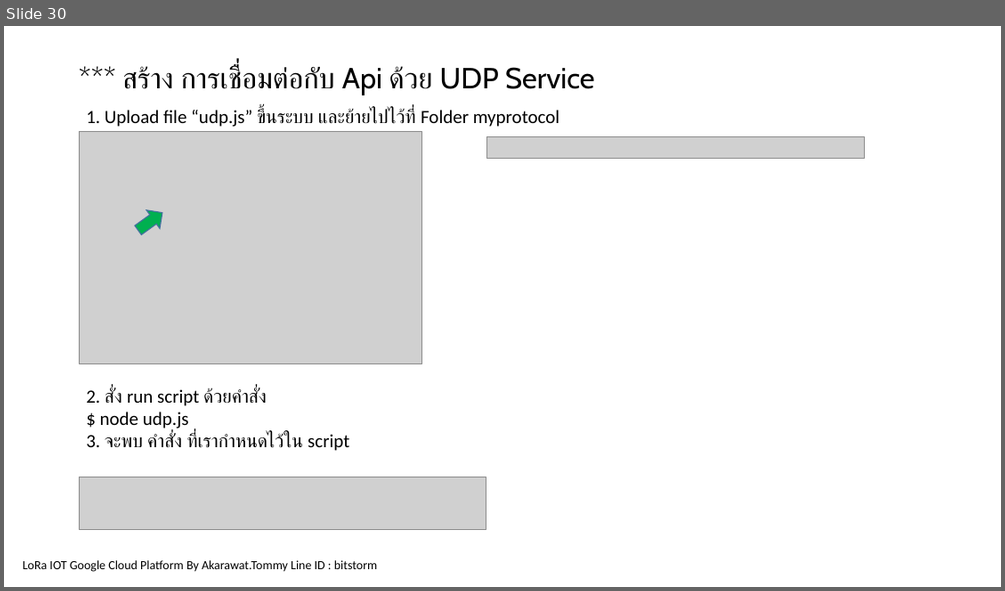
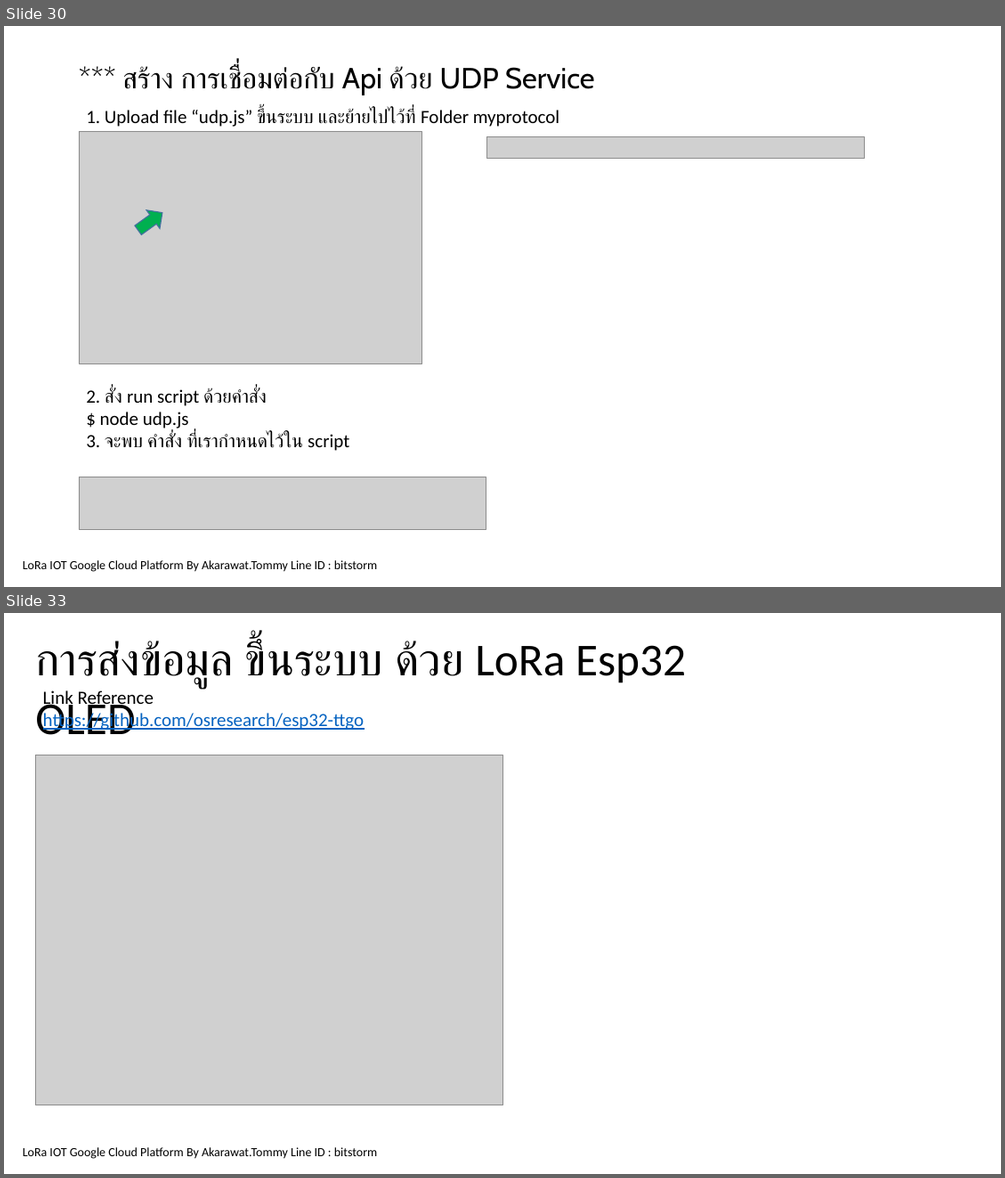
Before and after one commit to akarawat/GCPLoRaTraining, a slide deck: Documents/LoRaIOTGoogleCoudPlatform.pptx. Shown one above the other, each under a label of ours: slide 30 before the commit, slides 30 and 33 after it; the slides between them are not shown. The pictures are 1005x591 and 1005x1178 pixels, drawn with LibreOffice and Linux fonts; fonts in the diff are those of the drawing; grey boxes stand for pictures; background and template pictures are left out. Boxes give left, top, right and bottom in pixels: in the first picture for what was removed or moved away, otherwise in the second. Text is boxed around its words. In the diff, an @@ line names an element or a change of style, - is before the commit and + after.

Commit message:
Upload LoRa Code
Code On TTGO Esp32 LoRa

```diff
--- a/Documents/LoRaIOTGoogleCoudPlatform.pptx
+++ b/Documents/LoRaIOTGoogleCoudPlatform.pptx
@@ slide 33 added at <box>4,613,1001,1174</box>, background picture (left out); not listed: 1 template element that a slide beside it also shows @@
@@ text added at <box>35,640,686,735</box>, 44 pt, text #000000 @@
+การส่งข้อมูล ขึ้นระบบ ด้วย LoRa Esp32 OLED
@@ text added at <box>43,690,364,732</box>, 18 pt, text #0563C1, underline @@
+Link Reference
+https://github.com/osresearch/esp32-ttgo
@@ picture added at <box>35,755,502,1105</box> @@
```
Also in this commit, not shown: 1 slide changed, 4 other slides added, 2 other files.
